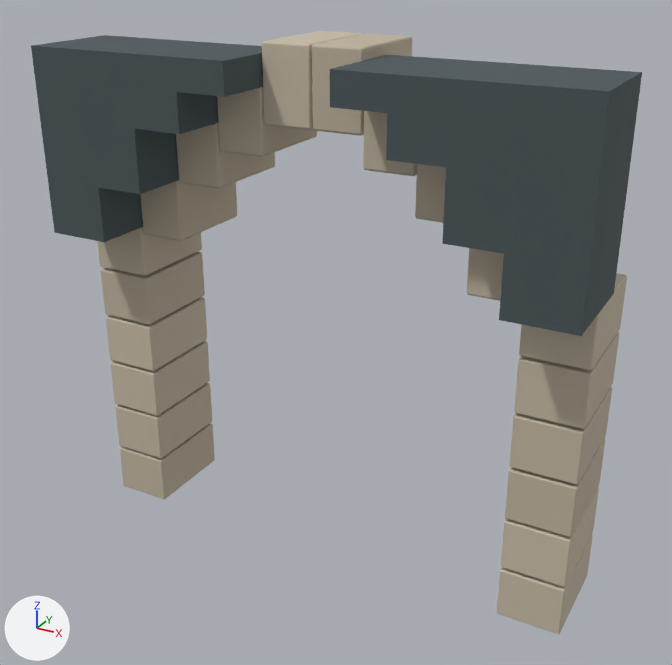
What one commit did to the Blender file src/game/models/castle/doors/entrance-arch.blend.
The view is the same before and after, from a 50 mm camera at (2.06, -3.76, 3.06) aimed at (0.06, -0.13, 1.25). The axes (+X, +Y, +Z) are drawn at lower left. The lights are the same throughout. The picture after the commit comes second.

Script lines for the objects in view, before the commit:
```python
ob_solid_outer_arch_shoulder_infill = bpy.data.objects.new('Solid outer arch shoulder infill', me_cube_006)
ob_solid_outer_arch_shoulder_infill.location = (-1.161, -0.28, 2.098)
ob_solid_outer_arch_shoulder_infill_001 = bpy.data.objects.new('Solid outer arch shoulder infill.001', me_cube_007)
ob_solid_outer_arch_shoulder_infill_001.location = (1.161, -0.28, 2.098)
ob_solid_stepped_arch_shoulder_infill = bpy.data.objects.new('Solid stepped arch shoulder infill', me_cube)
ob_solid_stepped_arch_shoulder_infill.location = (-0.875, -0.28, 2.234)
ob_solid_stepped_arch_shoulder_infill_001 = bpy.data.objects.new('Solid stepped arch shoulder infill.001', me_cube_001)
ob_solid_stepped_arch_shoulder_infill_001.location = (-0.625, -0.28, 2.384)
ob_solid_stepped_arch_shoulder_infill_002 = bpy.data.objects.new('Solid stepped arch shoulder infill.002', me_cube_002)
ob_solid_stepped_arch_shoulder_infill_002.location = (-0.375, -0.28, 2.474)
ob_solid_stepped_arch_shoulder_infill_003 = bpy.data.objects.new('Solid stepped arch shoulder infill.003', me_cube_003)
ob_solid_stepped_arch_shoulder_infill_003.location = (0.375, -0.28, 2.474)
ob_solid_stepped_arch_shoulder_infill_004 = bpy.data.objects.new('Solid stepped arch shoulder infill.004', me_cube_004)
ob_solid_stepped_arch_shoulder_infill_004.location = (0.625, -0.28, 2.384)
ob_solid_stepped_arch_shoulder_infill_005 = bpy.data.objects.new('Solid stepped arch shoulder infill.005', me_cube_005)
ob_solid_stepped_arch_shoulder_infill_005.location = (0.875, -0.28, 2.234)
ob_stepped_arch_jamb_002 = bpy.data.objects.new('Stepped arch jamb.002', me_cube_014)
ob_stepped_arch_jamb_002.location = (-1.161, 0.0, 0.688)
ob_stepped_arch_jamb_002.scale = (0.965, 1.0, 0.95)
# also in view: 'Stepped rounded arch crown' at (-0.88, 0.0, 1.79); 'Stepped arch jamb' at (-1.16, 0.0, 0.14); 'Stepped rounded arch crown.001' at (-0.62, 0.0, 2.09); 'Stepped rounded arch crown.006' at (0.62, 0.0, 2.09); 'Stepped rounded arch crown.004' at (0.12, 0.0, 2.42)
```
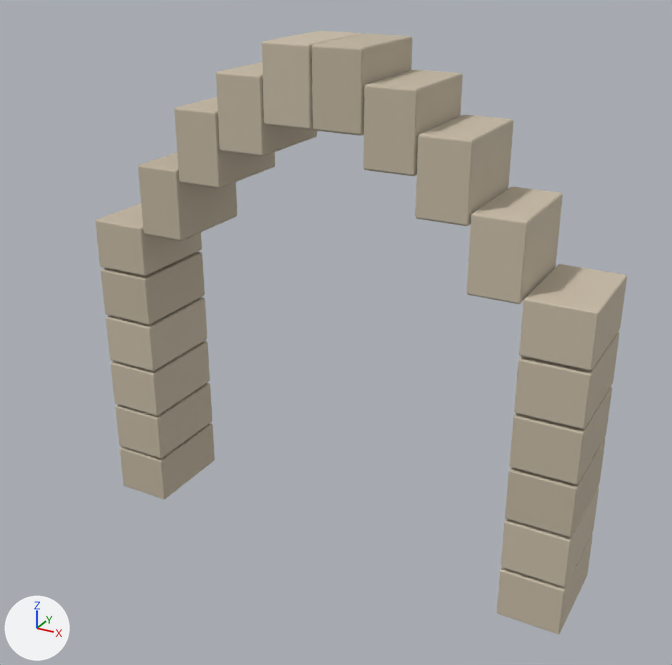
Where the change shows, as pixel boxes (x1, y1, x2, y2) in the pictures (672 x 665 px):
'Solid outer arch shoulder infill.001', deleted: before (499, 66, 642, 336)
'Solid outer arch shoulder infill', deleted: before (31, 35, 153, 242)
'Solid stepped arch shoulder infill.005', deleted: before (442, 62, 558, 254)
'Solid stepped arch shoulder infill', deleted: before (84, 39, 196, 194)
'Solid stepped arch shoulder infill.004', deleted: before (386, 58, 497, 167)
'Solid stepped arch shoulder infill.001', deleted: before (128, 42, 240, 134)
'Solid stepped arch shoulder infill.002', deleted: before (174, 45, 263, 97)
'Solid stepped arch shoulder infill.003', deleted: before (330, 55, 440, 113)
'Stepped rounded arch crown.007', unchanged, uncovered by the edit: before (467, 248, 504, 301); after (467, 186, 563, 304)
'Stepped rounded arch crown.006', unchanged, uncovered by the edit: before (415, 164, 446, 223); after (415, 115, 513, 226)
'Stepped rounded arch crown.005', unchanged, uncovered by the edit: before (363, 111, 417, 176); after (363, 70, 463, 176)

Diff of the bpy script that builds the scene:
```diff
--- a/src/game/models/castle/doors/entrance-arch.blend.py
+++ b/src/game/models/castle/doors/entrance-arch.blend.py
@@ ob_solid_stepped_arch_shoulder_infill @@
-ob_solid_stepped_arch_shoulder_infill = bpy.data.objects.new('Solid stepped arch shoulder infill', me_cube)
-ob_solid_stepped_arch_shoulder_infill.location = (-0.875, -0.28, 2.234)
@@ ob_solid_stepped_arch_shoulder_infill_001 @@
-ob_solid_stepped_arch_shoulder_infill_001 = bpy.data.objects.new('Solid stepped arch shoulder infill.001', me_cube_001)
-ob_solid_stepped_arch_shoulder_infill_001.location = (-0.625, -0.28, 2.384)
@@ ob_solid_stepped_arch_shoulder_infill_002 @@
-ob_solid_stepped_arch_shoulder_infill_002 = bpy.data.objects.new('Solid stepped arch shoulder infill.002', me_cube_002)
-ob_solid_stepped_arch_shoulder_infill_002.location = (-0.375, -0.28, 2.474)
@@ ob_solid_stepped_arch_shoulder_infill_003 @@
-ob_solid_stepped_arch_shoulder_infill_003 = bpy.data.objects.new('Solid stepped arch shoulder infill.003', me_cube_003)
-ob_solid_stepped_arch_shoulder_infill_003.location = (0.375, -0.28, 2.474)
@@ ob_solid_stepped_arch_shoulder_infill_004 @@
-ob_solid_stepped_arch_shoulder_infill_004 = bpy.data.objects.new('Solid stepped arch shoulder infill.004', me_cube_004)
-ob_solid_stepped_arch_shoulder_infill_004.location = (0.625, -0.28, 2.384)
@@ ob_solid_stepped_arch_shoulder_infill_005 @@
-ob_solid_stepped_arch_shoulder_infill_005 = bpy.data.objects.new('Solid stepped arch shoulder infill.005', me_cube_005)
-ob_solid_stepped_arch_shoulder_infill_005.location = (0.875, -0.28, 2.234)
@@ ob_solid_outer_arch_shoulder_infill @@
-ob_solid_outer_arch_shoulder_infill = bpy.data.objects.new('Solid outer arch shoulder infill', me_cube_006)
-ob_solid_outer_arch_shoulder_infill.location = (-1.161, -0.28, 2.098)
@@ ob_solid_outer_arch_shoulder_infill_001 @@
-ob_solid_outer_arch_shoulder_infill_001 = bpy.data.objects.new('Solid outer arch shoulder infill.001', me_cube_007)
-ob_solid_outer_arch_shoulder_infill_001.location = (1.161, -0.28, 2.098)
```
